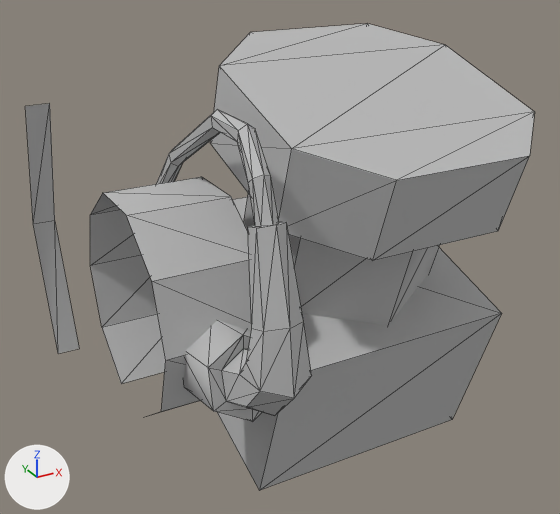
The glTF model atlas/meshes/head_camera.gltf, before and after one commit.
Camera for both pictures: a 50 mm camera at (-0.108, -0.1455, 0.1655) aimed at (-0.0262, 0.0033, 0.0911). Lighting does not change. The marker at lower left points along +X, +Y and +Z. Mesh edges are drawn as thin lines. Vertices at the same position are counted once.

The scene before the commit, as lines of its bpy script (objects in view):
```python
me_node_mesh = bpy.data.meshes.new('Node-Mesh')
me_node_mesh.from_pydata(...)  # 157 vertices, 256 faces; spans x -0.0716..0.0173, y -0.0523..0.0603, z 0.0409..0.1419
me_node_mesh.materials.append(mat_default)  # grey #bcbcbc
ob_node = bpy.data.objects.new('Node', me_node_mesh)
ob_node.location = (0.0, 0.0, 0.0)
```
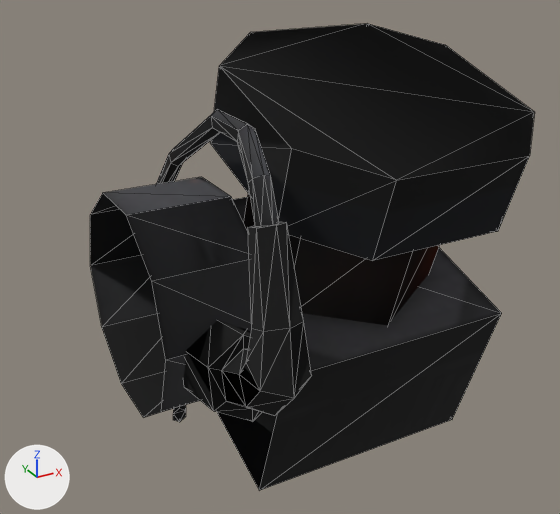
The newer file is also turned or shifted as a whole; pictures and numbers use the older file's frame.

Pixel boxes [x1, y1, x2, y2] of what changed, in the pictures (560 x 514 px):
'Node', reshaped (13% narrower): before [26, 24, 535, 490]; after [90, 24, 535, 490]
part 1 of me_node_mesh, deleted: before [26, 104, 79, 354]
part 2 of me_node_mesh, built on: before [219, 24, 534, 407]; after [122, 24, 534, 422]
part 3 of me_node_mesh, recoloured (grey to black): [90, 24, 535, 490] in both

The change, as a list of edits to the scene's bpy script:
```text
Add img_drc_torso_head_diffuse:
    img_drc_torso_head_diffuse = load_image('drc_torso_head_diffuse', 'drc_torso_head_diffuse.jpg', 2048, 2048, 'sRGB')
Add mat_drc_torso_head_diffuse:
    mat_drc_torso_head_diffuse = principled_material('drc_torso_head_diffuse')
    mat_drc_torso_head_diffuse.texture = img_drc_torso_head_diffuse
    mat_drc_torso_head_diffuse.roughness = 0.998
Change me_node_mesh:
    used by ob_node; location = (0.0, 0.0, 0.0)
    remove me_node_mesh.from_pydata(...)  # 157 vertices, 256 faces; spans x -0.0716..0.0173, y -0.0523..0.0603, z 0.0409..0.1419
    add me_node_mesh.from_pydata(...)  # 158 vertices, 276 faces; spans x -0.0657..0.0173, y -0.0523..0.0413, z 0.0409..0.1419
    me_node_mesh part 1: the loose piece of 6 vertices spanning x -0.0716..-0.0657, y 0.049..0.0603, z 0.0537..0.1232 is deleted
    me_node_mesh part 2
    31 faces are deleted
    7 vertices are added at x -0.0556..-0.0472, y 0.0024..0.0205, z 0.0537..0.058
    55 new faces join them
    me_node_mesh part 3: 221 faces spanning x -0.0657..0.0173, y -0.0523..0.0413, z 0.0409..0.1419 switch from mat_default (grey #bcbcbc) to mat_drc_torso_head_diffuse (picture img_drc_torso_head_diffuse)
    me_node_mesh part 4: the surface is now shaded smooth
```
